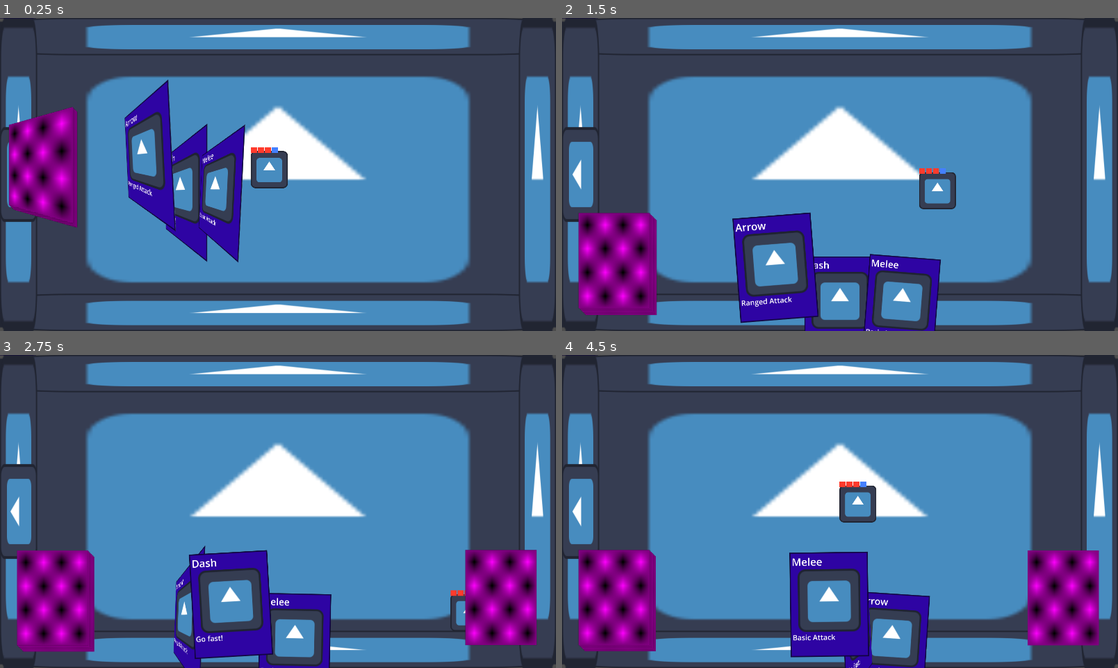
Above: before the commit, frames 1-4 (two rows, left to right).
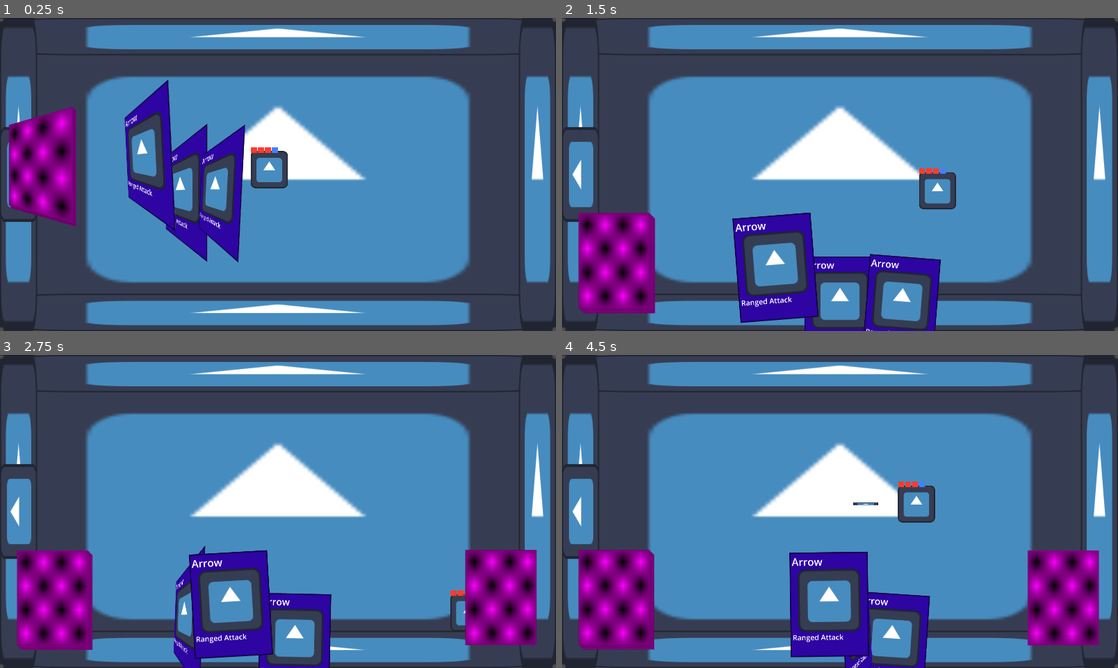
Above: after the commit, the same moments.

Repository: MamaDespik/GGJ-1
Game: Godot game, scene res://game.tscn
Two runs of this game, one before a commit and one after it. Both use one fixed random seed, a clock stepped at 60 frames per second and the inputs below. The engine's default icon, where the game draws it, is replaced by a stand-in: a white triangle on a blue panel in a dark square.
Inputs (mouse positions are in pixels of both pictures, inside the frame that each line leads up to):
- Up to frame 1 (0.25 s): no input
- Up to frame 2 (1.5 s): tap Enter (ui_accept) at 0.5, 0.77 s; move the mouse to (962, 158) at 0.52 s; hold D (move_right) 0.53-1.28 s; hold Mouse wheel up (change_highlight_left) 0.53-1.28 s; move the mouse to (728, 190) at 1.27 s; hold S (move_down) from 1.28 s (still down); tap Mouse wheel down (change_highlight_right) at 1.35 s
- Up to frame 3 (2.75 s): tap Enter (ui_accept) at 1.52 s; move the mouse to (333, 442) at 2.02 s; release S (move_down) at 2.03 s; press the mouse at (333, 442) at 2.03 s; hold D (move_right) from 2.03 s (still down)
- Up to frame 4 (4.5 s): move the mouse to (812, 574) at 2.77 s; release D (move_right) at 2.78 s; release the mouse at (812, 574) at 2.78 s; hold W (move_up) 2.78-3.53 s; tap Mouse wheel up (change_highlight_left) at 2.85 s; tap Enter (ui_accept) at 3.02, 3.77 s; move the mouse to (1006, 558) at 3.52 s; hold Mouse wheel down (change_highlight_right) 3.53-4.28 s; hold A (move_left) from 3.53 s (still down); move the mouse to (673, 464) at 4.27 s; click (673, 464) at 4.35 s

The runs differ from the first frame. In frame 1, 0.2% of the frame differs, in the area x 2-40%, y 29-68%; in frame 2, 0.3%; in frame 3, 0.4%; in frame 4, 1.9%, in the area x 3-68%, y 40-100%.

Commit message:
Destructables

Diff:
--- a/godovelopment-game-jam-1/Drops/drop.tscn
+++ b/godovelopment-game-jam-1/Drops/drop.tscn
@@ -1,7 +1,8 @@
-[gd_scene load_steps=4 format=3 uid="uid://c64bwlyjadvwx"]
+[gd_scene load_steps=5 format=3 uid="uid://c64bwlyjadvwx"]
 
 [ext_resource type="Script" uid="uid://dtiw8cg30jecr" path="res://Drops/drop.gd" id="1_okpj3"]
 [ext_resource type="Texture2D" uid="uid://thnj12t7c3yd" path="res://Assets/icon.svg" id="2_a3qtm"]
+[ext_resource type="AudioStream" uid="uid://do05he2ka2flt" path="res://Assets/SFX/silence.ogg" id="2_lqoqq"]
 
 [sub_resource type="RectangleShape2D" id="RectangleShape2D_lqoqq"]
 size = Vector2(128, 128)
@@ -9,6 +10,7 @@
 [node name="Drop" type="Node2D"]
 position = Vector2(956, 527)
 script = ExtResource("1_okpj3")
+sfx_stream = ExtResource("2_lqoqq")
 
 [node name="Sprite2D" type="Sprite2D" parent="."]
 scale = Vector2(0.25, 0.25)
@@ -24,6 +26,7 @@
 shape = SubResource("RectangleShape2D_lqoqq")
 
 [node name="PickupSFX" type="AudioStreamPlayer2D" parent="."]
+stream = ExtResource("2_lqoqq")
 bus = &"SFX"
 
 [connection signal="body_entered" from="Sprite2D/Area2D" to="." method="_on_area_2d_body_entered"]
--- /dev/null
+++ b/godovelopment-game-jam-1/Enemy/destructable.tscn
@@ -0,0 +1,226 @@
+[gd_scene load_steps=7 format=3 uid="uid://c7f7ifk8ewh4u"]
+
+[ext_resource type="PackedScene" uid="uid://lpe80gxols1a" path="res://Enemy/enemy.tscn" id="1_7l07d"]
+
+[sub_resource type="RectangleShape2D" id="RectangleShape2D_22ykl"]
+resource_local_to_scene = true
+size = Vector2(125, 26)
+
+[sub_resource type="Animation" id="Animation_7l07d"]
+length = 0.001
+tracks/0/type = "value"
+tracks/0/imported = false
+tracks/0/enabled = true
+tracks/0/path = NodePath("Attack/HitBox:enabled")
+tracks/0/interp = 1
+tracks/0/loop_wrap = true
+tracks/0/keys = {
+"times": PackedFloat32Array(0),
+"transitions": PackedFloat32Array(1),
+"update": 1,
+"values": [false]
+}
+tracks/1/type = "value"
+tracks/1/imported = false
+tracks/1/enabled = true
+tracks/1/path = NodePath("Attack/Sprite2D:visible")
+tracks/1/interp = 1
+tracks/1/loop_wrap = true
+tracks/1/keys = {
+"times": PackedFloat32Array(0),
+"transitions": PackedFloat32Array(1),
+"update": 1,
+"values": [false]
+}
+tracks/2/type = "value"
+tracks/2/imported = false
+tracks/2/enabled = true
+tracks/2/path = NodePath(".:rotation")
+tracks/2/interp = 1
+tracks/2/loop_wrap = true
+tracks/2/keys = {
+"times": PackedFloat32Array(0),
+"transitions": PackedFloat32Array(1),
+"update": 0,
+"values": [0.0]
+}
+tracks/3/type = "value"
+tracks/3/imported = false
+tracks/3/enabled = true
+tracks/3/path = NodePath("Attack:position")
+tracks/3/interp = 1
+tracks/3/loop_wrap = true
+tracks/3/keys = {
+"times": PackedFloat32Array(0),
+"transitions": PackedFloat32Array(1),
+"update": 0,
+"values": [Vector2(82, 0)]
+}
+tracks/4/type = "value"
+tracks/4/imported = false
+tracks/4/enabled = true
+tracks/4/path = NodePath(".:attacking")
+tracks/4/interp = 1
+tracks/4/loop_wrap = true
+tracks/4/keys = {
+"times": PackedFloat32Array(0),
+"transitions": PackedFloat32Array(1),
+"update": 1,
+"values": [false]
+}
+tracks/5/type = "value"
+tracks/5/imported = false
+tracks/5/enabled = true
+tracks/5/path = NodePath(".:modulate")
+tracks/5/interp = 1
+tracks/5/loop_wrap = true
+tracks/5/keys = {
+"times": PackedFloat32Array(0),
+"transitions": PackedFloat32Array(1),
+"update": 0,
+"values": [Color(1, 1, 1, 1)]
+}
+
+[sub_resource type="Animation" id="Animation_22ykl"]
+resource_name = "attack"
+length = 0.8
+step = 0.1
+tracks/0/type = "value"
+tracks/0/imported = false
+tracks/0/enabled = true
+tracks/0/path = NodePath("Attack/HitBox:enabled")
+tracks/0/interp = 1
+tracks/0/loop_wrap = true
+tracks/0/keys = {
+"times": PackedFloat32Array(0, 0.8),
+"transitions": PackedFloat32Array(1, 1),
+"update": 1,
+"values": [true, false]
+}
+tracks/1/type = "value"
+tracks/1/imported = false
+tracks/1/enabled = true
+tracks/1/path = NodePath("Attack/Sprite2D:visible")
+tracks/1/interp = 1
+tracks/1/loop_wrap = true
+tracks/1/keys = {
+"times": PackedFloat32Array(0, 0.8),
+"transitions": PackedFloat32Array(1, 1),
+"update": 1,
+"values": [true, false]
+}
+tracks/2/type = "value"
+tracks/2/imported = false
+tracks/2/enabled = true
+tracks/2/path = NodePath(".:rotation")
+tracks/2/interp = 1
+tracks/2/loop_wrap = true
+tracks/2/keys = {
+"times": PackedFloat32Array(0, 0.5),
+"transitions": PackedFloat32Array(5.27803, 5.27803),
+"update": 0,
+"values": [0.0, 6.28319]
+}
+tracks/3/type = "value"
+tracks/3/imported = false
+tracks/3/enabled = true
+tracks/3/path = NodePath("Attack:position")
+tracks/3/interp = 1
+tracks/3/loop_wrap = true
+tracks/3/keys = {
+"times": PackedFloat32Array(0, 0.16, 0.5, 0.8),
+"transitions": PackedFloat32Array(1, 1, 0.450625, 0.450625),
+"update": 0,
+"values": [Vector2(81, -1.41625e-05), Vector2(-40, 0), Vector2(-40, 0), Vector2(81, -1.41625e-05)]
+}
+tracks/4/type = "value"
+tracks/4/imported = false
+tracks/4/enabled = true
+tracks/4/path = NodePath(".:attacking")
+tracks/4/interp = 1
+tracks/4/loop_wrap = true
+tracks/4/keys = {
+"times": PackedFloat32Array(0, 0.8),
+"transitions": PackedFloat32Array(1, 1),
+"update": 1,
+"values": [true, false]
+}
+
+[sub_resource type="Animation" id="Animation_tstiy"]
+resource_name = "dying"
+tracks/0/type = "value"
+tracks/0/imported = false
+tracks/0/enabled = true
+tracks/0/path = NodePath(".:modulate")
+tracks/0/interp = 1
+tracks/0/loop_wrap = true
+tracks/0/keys = {
+"times": PackedFloat32Array(0, 1),
+"transitions": PackedFloat32Array(1, 1),
+"update": 0,
+"values": [Color(1, 1, 1, 1), Color(1, 1, 1, 0)]
+}
+tracks/1/type = "value"
+tracks/1/imported = false
+tracks/1/enabled = false
+tracks/1/path = NodePath(".:rotation")
+tracks/1/interp = 1
+tracks/1/loop_wrap = true
+tracks/1/keys = {
+"times": PackedFloat32Array(0, 1),
+"transitions": PackedFloat32Array(1, 1),
+"update": 0,
+"values": [0.0, 1.5708]
+}
+tracks/2/type = "method"
+tracks/2/imported = false
+tracks/2/enabled = true
+tracks/2/path = NodePath(".")
+tracks/2/interp = 1
+tracks/2/loop_wrap = true
+tracks/2/keys = {
+"times": PackedFloat32Array(1),
+"transitions": PackedFloat32Array(1),
+"values": [{
+"args": [],
+"method": &"queue_free"
+}]
+}
+
+[sub_resource type="AnimationLibrary" id="AnimationLibrary_a70as"]
+_data = {
+&"RESET": SubResource("Animation_7l07d"),
+&"attack": SubResource("Animation_22ykl"),
+&"die": SubResource("Animation_tstiy")
+}
+
+[node name="Destructable" instance=ExtResource("1_7l07d")]
+collision_layer = 8
+sight_range = 0.0
+attack_range = 0.0
+speed = 0.0
+
+[node name="CollisionShape2D" parent="Attack/HitBox/Area2D" index="0"]
+shape = SubResource("RectangleShape2D_22ykl")
+
+[node name="HitBox" parent="." index="2"]
+enabled = false
+
+[node name="Sprite2D" parent="." index="3"]
+modulate = Color(0.978511, 0.522438, 0.275169, 1)
+
+[node name="HealthModule" parent="." index="4"]
+visible = false
+max_health = 1
+
+[node name="DropModule" parent="." index="5"]
+gold_percent = 0.25
+heart_percent = 0.15
+shield_percent = 0.05
+
+[node name="AnimationPlayer" parent="." index="7"]
+libraries = {
+&"": SubResource("AnimationLibrary_a70as")
+}
+
+[editable path="Attack/HitBox"]
--- a/godovelopment-game-jam-1/Enemy/enemy.tscn
+++ b/godovelopment-game-jam-1/Enemy/enemy.tscn
@@ -80,6 +80,18 @@
 "transitions": PackedFloat32Array(1),
 "update": 1,
 "values": [false]
+}
+tracks/5/type = "value"
+tracks/5/imported = false
+tracks/5/enabled = true
+tracks/5/path = NodePath(".:modulate")
+tracks/5/interp = 1
+tracks/5/loop_wrap = true
+tracks/5/keys = {
+"times": PackedFloat32Array(0),
+"transitions": PackedFloat32Array(1),
+"update": 0,
+"values": [Color(1, 1, 1, 1)]
 }
 
 [sub_resource type="Animation" id="Animation_47ove"]
@@ -147,10 +159,66 @@
 "values": [true, false]
 }
 
+[sub_resource type="Animation" id="Animation_ht3ht"]
+resource_name = "dying"
+tracks/0/type = "value"
+tracks/0/imported = false
+tracks/0/enabled = true
+tracks/0/path = NodePath(".:modulate")
+tracks/0/interp = 1
+tracks/0/loop_wrap = true
+tracks/0/keys = {
+"times": PackedFloat32Array(0, 1),
+"transitions": PackedFloat32Array(1, 1),
+"update": 0,
+"values": [Color(1, 1, 1, 1), Color(1, 1, 1, 0)]
+}
+tracks/1/type = "value"
+tracks/1/imported = false
+tracks/1/enabled = true
+tracks/1/path = NodePath(".:rotation")
+tracks/1/interp = 1
+tracks/1/loop_wrap = true
+tracks/1/keys = {
+"times": PackedFloat32Array(0, 1),
+"transitions": PackedFloat32Array(1, 1),
+"update": 0,
+"values": [0.0, 1.5708]
+}
+tracks/2/type = "method"
+tracks/2/imported = false
+tracks/2/enabled = true
+tracks/2/path = NodePath(".")
+tracks/2/interp = 1
+tracks/2/loop_wrap = true
+tracks/2/keys = {
+"times": PackedFloat32Array(1),
+"transitions": PackedFloat32Array(1),
+"values": [{
+"args": [],
+"method": &"queue_free"
+}]
+}
+tracks/3/type = "method"
+tracks/3/imported = false
+tracks/3/enabled = true
+tracks/3/path = NodePath(".")
+tracks/3/interp = 1
+tracks/3/loop_wrap = true
+tracks/3/keys = {
+"times": PackedFloat32Array(0),
+"transitions": PackedFloat32Array(1),
+"values": [{
+"args": [],
+"method": &"disable_all_detection"
+}]
+}
+
 [sub_resource type="AnimationLibrary" id="AnimationLibrary_ht3ht"]
 _data = {
 &"RESET": SubResource("Animation_jovdv"),
-&"attack": SubResource("Animation_47ove")
+&"attack": SubResource("Animation_47ove"),
+&"die": SubResource("Animation_ht3ht")
 }
 
 [node name="Enemy" type="StaticBody2D"]
--- a/godovelopment-game-jam-1/Levels/floor.gd
+++ b/godovelopment-game-jam-1/Levels/floor.gd
@@ -6,6 +6,7 @@
 @export var room_scene:PackedScene
 @export var player: Player
 @export var enemy_scenes:Array[PackedScene]
+@export var destructable_scenes:Array[PackedScene]
 @export var boss_scenes:Array[PackedScene]
 
 var start_room:Room
@@ -24,6 +25,7 @@
 	for i in critical_length:
 		var new_room:Room = add_new_room(current_room)
 		give_enemies(new_room)
+		give_destructables(new_room)
 		current_room = new_room
 
 	boss_room = add_new_room(current_room)
@@ -46,6 +48,12 @@
 	room.enemies.append(enemy_scenes.pick_random().instantiate())
 	if randf() < .5:
 		give_enemies(room)
+	return
+
+func give_destructables(room:Room):
+	if randf() < .5:
+		room.destructables.append(destructable_scenes.pick_random().instantiate())
+		give_destructables(room)
 	return
 
 func give_boss(room:Room):
--- a/godovelopment-game-jam-1/Levels/floor.tscn
+++ b/godovelopment-game-jam-1/Levels/floor.tscn
@@ -1,15 +1,17 @@
-[gd_scene load_steps=5 format=3 uid="uid://bbl0ytkopqqcx"]
+[gd_scene load_steps=6 format=3 uid="uid://bbl0ytkopqqcx"]
 
 [ext_resource type="Script" uid="uid://cesluse00h6dw" path="res://Levels/floor.gd" id="1_xfebi"]
 [ext_resource type="PackedScene" uid="uid://c3fjcfs40yx3u" path="res://Levels/room.tscn" id="2_bumg0"]
 [ext_resource type="PackedScene" uid="uid://lpe80gxols1a" path="res://Enemy/enemy.tscn" id="3_26e27"]
 [ext_resource type="PackedScene" uid="uid://xjb8mnalb7fg" path="res://Levels/room_grid.tscn" id="3_r38vp"]
+[ext_resource type="PackedScene" uid="uid://c7f7ifk8ewh4u" path="res://Enemy/destructable.tscn" id="4_26e27"]
 
 [node name="Floor" type="Node2D"]
 script = ExtResource("1_xfebi")
 critical_length = 3
 room_scene = ExtResource("2_bumg0")
 enemy_scenes = Array[PackedScene]([ExtResource("3_26e27")])
+destructable_scenes = Array[PackedScene]([ExtResource("4_26e27")])
 boss_scenes = Array[PackedScene]([ExtResource("3_26e27")])
 
 [node name="RoomGrid" parent="." instance=ExtResource("3_r38vp")]
--- a/godovelopment-game-jam-1/Levels/room.gd
+++ b/godovelopment-game-jam-1/Levels/room.gd
@@ -7,6 +7,7 @@
 @export var exit_west:bool = false
 @export var locked:bool = true
 @export var enemies:Array[Enemy]
+@export var destructables:Array[Enemy]
 
 var doors:Array[Door]
 var moving:bool = false
@@ -25,6 +26,7 @@
 @onready var west_wall_door: Sprite2D = $WestWallDoor
 @onready var west_door: Door = %WestDoor
 @onready var enemies_container: Node2D = $EnemiesContainer
+@onready var destructable_container: Node2D = $DestructableContainer
 
 signal player_exited(room:Room, direction)
 signal room_cleared
@@ -36,6 +38,7 @@
 	set_wall(exit_west, west_wall, west_wall_door, west_door)
 	set_doors()
 	init_enemies()
+	init_destructables()
 	return
 
 func set_doors():
@@ -64,6 +67,13 @@
 		enemy.position = Vector2(randi_range(500, 1500), randi_range(300, 700))
 		enemy.died.connect(_on_enemy_died)
 
+func init_destructables():
+	for dest:Enemy in destructables:
+		dest.player = player
+		destructable_container.add_child(dest)
+		dest.position = Vector2(randi_range(500, 1500), randi_range(300, 700))
+		dest.died.connect(_on_destructable_died)
+
 func start_move():
 	moving = true
 	for door:Door in doors:
@@ -88,3 +98,7 @@
 		set_doors()
 		room_cleared.emit()
 	return
+
+func _on_destructable_died(destructable:Enemy):
+	destructable.drop_module.drop(self, destructable.position)
+	return
--- a/godovelopment-game-jam-1/Levels/room.tscn
+++ b/godovelopment-game-jam-1/Levels/room.tscn
@@ -154,3 +154,5 @@
 shape = SubResource("RectangleShape2D_a8sr2")
 
 [node name="EnemiesContainer" type="Node2D" parent="."]
+
+[node name="DestructableContainer" type="Node2D" parent="."]
--- a/godovelopment-game-jam-1/StateMachine/EnemyStates/enemy_dying_state.gd
+++ b/godovelopment-game-jam-1/StateMachine/EnemyStates/enemy_dying_state.gd
@@ -5,12 +5,7 @@
 
 func enter():
 	enemy_parent = parent
-	enemy_parent.disable_all_detection()
-	var tween:Tween = create_tween()
-	tween.set_parallel()
-	tween.tween_callback(enemy_parent.died.emit.bind(enemy_parent))
-	tween.tween_property(enemy_parent, "modulate", Color(1,1,1,0), 2)
-	tween.tween_property(enemy_parent, "rotation", PI/2, 2)
-	tween.set_parallel(false)
-	tween.tween_callback(enemy_parent.queue_free)
+	#enemy_parent.disable_all_detection()
+	enemy_parent.died.emit(enemy_parent)
+	enemy_parent.animation_player.play("die")
 	return
--- a/godovelopment-game-jam-1/test_deck.tscn
+++ b/godovelopment-game-jam-1/test_deck.tscn
@@ -1,33 +1,26 @@
-[gd_scene load_steps=6 format=3 uid="uid://dj1i8bggqvye2"]
+[gd_scene load_steps=3 format=3 uid="uid://dj1i8bggqvye2"]
 
 [ext_resource type="PackedScene" uid="uid://d00l07i5ch5hn" path="res://Cards/card_pile.tscn" id="1_hv4w5"]
-[ext_resource type="PackedScene" uid="uid://cqkx6ohw3m6w1" path="res://Cards/block_card.tscn" id="2_u8sar"]
-[ext_resource type="PackedScene" uid="uid://c4nl0h0bw20bj" path="res://Cards/dash_card.tscn" id="3_g5vjh"]
-[ext_resource type="PackedScene" uid="uid://c8vstwhto00ys" path="res://Cards/basic_melee_card.tscn" id="4_63rni"]
 [ext_resource type="PackedScene" uid="uid://b5iq0ublc1te2" path="res://Cards/basic_ranged_card.tscn" id="5_nmkj4"]
 
 [node name="TestDeck" instance=ExtResource("1_hv4w5")]
 
-[node name="BlockCard" parent="." index="0" instance=ExtResource("2_u8sar")]
+[node name="BasicRangedCard" parent="." index="0" instance=ExtResource("5_nmkj4")]
 
-[node name="BlockCard2" parent="." index="1" instance=ExtResource("2_u8sar")]
+[node name="BasicRangedCard2" parent="." index="1" instance=ExtResource("5_nmkj4")]
 
-[node name="DashCard" parent="." index="2" instance=ExtResource("3_g5vjh")]
+[node name="BasicRangedCard3" parent="." index="2" instance=ExtResource("5_nmkj4")]
 
-[node name="DashCard2" parent="." index="3" instance=ExtResource("3_g5vjh")]
+[node name="BasicRangedCard4" parent="." index="3" instance=ExtResource("5_nmkj4")]
 
-[node name="BasicMeleeCard" parent="." index="4" instance=ExtResource("4_63rni")]
+[node name="BasicRangedCard5" parent="." index="4" instance=ExtResource("5_nmkj4")]
 
-[node name="BasicMeleeCard2" parent="." index="5" instance=ExtResource("4_63rni")]
+[node name="BasicRangedCard6" parent="." index="5" instance=ExtResource("5_nmkj4")]
 
-[node name="BasicMeleeCard3" parent="." index="6" instance=ExtResource("4_63rni")]
+[node name="BasicRangedCard7" parent="." index="6" instance=ExtResource("5_nmkj4")]
 
-[node name="BasicMeleeCard4" parent="." index="7" instance=ExtResource("4_63rni")]
+[node name="BasicRangedCard8" parent="." index="7" instance=ExtResource("5_nmkj4")]
 
-[node name="BasicRangedCard" parent="." index="8" instance=ExtResource("5_nmkj4")]
+[node name="BasicRangedCard9" parent="." index="8" instance=ExtResource("5_nmkj4")]
 
-[node name="BasicRangedCard2" parent="." index="9" instance=ExtResource("5_nmkj4")]
-
-[node name="BasicRangedCard3" parent="." index="10" instance=ExtResource("5_nmkj4")]
-
-[node name="BasicRangedCard4" parent="." index="11" instance=ExtResource("5_nmkj4")]
+[node name="BasicRangedCard10" parent="." index="9" instance=ExtResource("5_nmkj4")]
Not shown, added: godovelopment-game-jam-1/Assets/SFX/silence.ogg.import
Not shown: 1 places in godovelopment-game-jam-1/Enemy/enemy.tscn that only renumber resources
Not shown, changed: TODO.txt
Not shown, added: godovelopment-game-jam-1/Assets/SFX/silence.ogg
